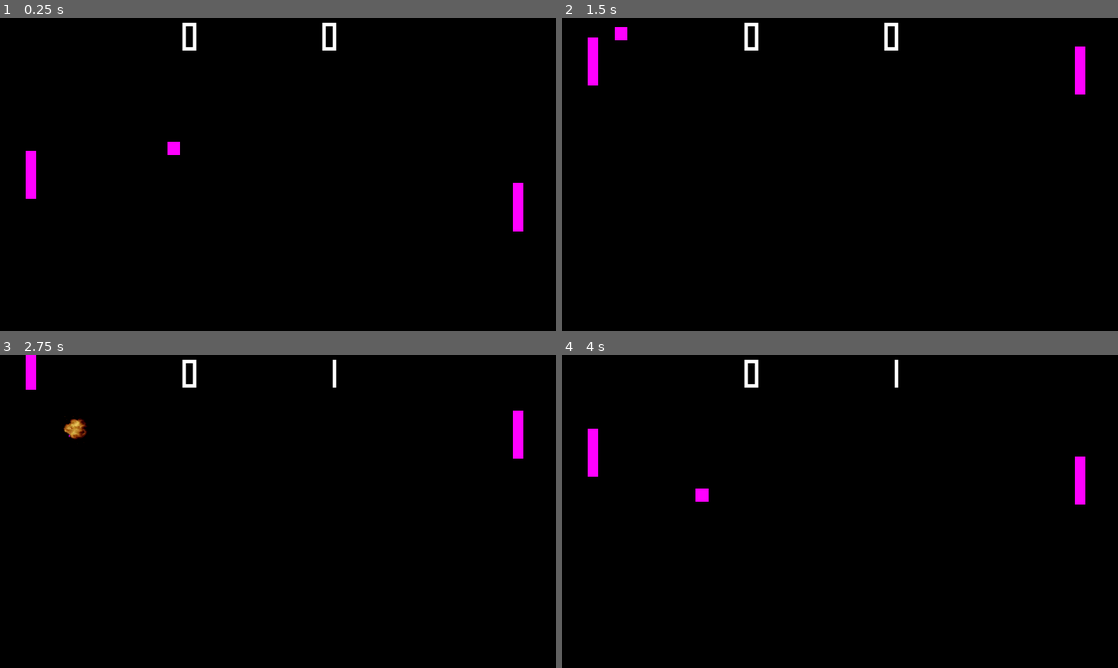
Above: before the commit, frames 1-4 (two rows, left to right).
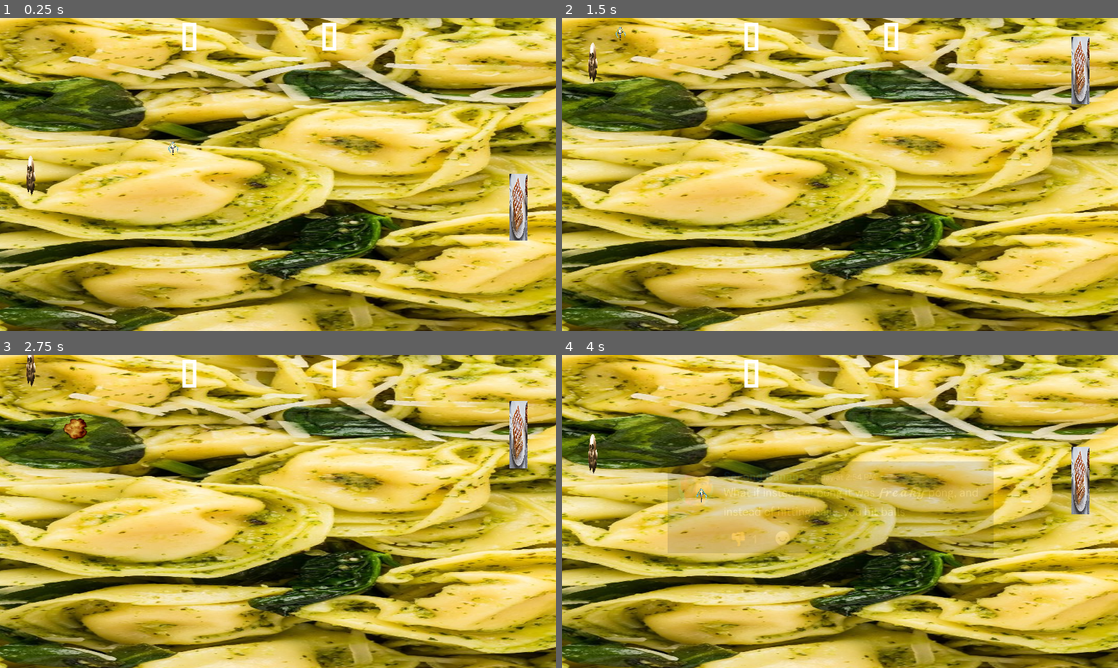
Above: after the commit, the same moments.

Repository: xriiitox/20-Game-Challenge
Game: Godot game, scene res://main.tscn
Two runs of this game, one before a commit and one after it. Both use one fixed random seed, a clock stepped at 60 frames per second and the inputs below.
Inputs:
- Up to frame 1 (0.25 s): no input
- Up to frame 2 (1.5 s): hold Up (move_up) 0.53-1.28 s; hold Space (launch) 0.53-1.28 s; hold Down (move_down) from 1.28 s (still down); tap Space (launch) at 1.35 s
- Up to frame 3 (2.75 s): release Down (move_down) at 2.03 s; hold Up (move_up) from 2.03 s (still down); hold Space (launch) from 2.03 s (still down)
- Up to frame 4 (4 s): release Space (launch) at 2.78 s; tap Space (launch) at 2.85 s; release Up (move_up) at 3.53 s; hold Down (move_down) from 3.53 s (still down); hold Space (launch) from 3.53 s (still down)

The runs differ from the first frame. In frame 1, 98% of the frame differs, in the area x 0-100%, y 0-100%; in frame 2, 98%; in frame 3, 98%; in frame 4, 98%.

Commit message:
i am an artist
texture and sfx hell

Diff:
--- a/Ponge/Ball.gd
+++ b/Ponge/Ball.gd
@@ -14,19 +14,23 @@
 	position += direction * delta * speed
 	if position.y < 0 || position.y > get_viewport_rect().size.y:
 		direction.y = -direction.y
-		$Beep.play()
+		$"You Win But Not Really".play()
 	if speed >= 100:
 		speed = 100
 
 func _on_the_player_balls() -> void:
 	process_mode = Node.PROCESS_MODE_INHERIT
+	$SekaiDe.play()
 
 func _on_the_player_area_entered(area: Area2D) -> void:
 	direction.x = -direction.x
 	if randf() > 0.5:
 		direction.y = -direction.y
 	speed *= 1.05
-	$Beep.play()
+	$Fard.play()
+	$"../FreakyPong".modulate = Color(1, 1, 1, 1)
+	var tween = get_tree().create_tween()
+	await tween.tween_property($"../FreakyPong", "modulate:a", 0, 1)
 
 
 func _on_the_opponent_area_entered(area: Area2D) -> void:
@@ -34,4 +38,7 @@
 	if randf() > 0.5:
 		direction.y = -direction.y
 	speed *= 1.05
-	$Beep.play()
+	$BineVoom.play()
+	$"../FreakyPong".modulate = Color(1, 1, 1, 1)
+	var tween = get_tree().create_tween()
+	await tween.tween_property($"../FreakyPong", "modulate:a", 0, 1)
--- a/Ponge/ThePlayer.gd
+++ b/Ponge/ThePlayer.gd
@@ -21,6 +21,7 @@
 		emit_signal("balls")
 
 
+
 	if velocity.length() > 0:
 		velocity = velocity.normalized() * speed
 
--- a/Ponge/main.gd
+++ b/Ponge/main.gd
@@ -3,7 +3,7 @@
 
 # Called when the node enters the scene tree for the first time.
 func _ready() -> void:
-	pass # Replace with function body.
+	$FreakyPong.modulate = Color(1, 1, 1, 0)
 
 
 # Called every frame. 'delta' is the elapsed time since the previous fram e.
@@ -16,7 +16,7 @@
 	$Ball.position = Vector2(400, 400)
 	$Ball.direction = Vector2(-1, -1).normalized() * $Ball.speed
 	$Ball/AnimatedSprite2D.play("default")
-	$"Ball/Explo Sion".play()
+	$"Ball/AUgh".play()
 
 func _on_right_goal_area_entered(area: Area2D) -> void:
 	$PlayerScore.text = str(int($PlayerScore.text) + 1)
--- a/Ponge/main.tscn
+++ b/Ponge/main.tscn
@@ -1,13 +1,23 @@
-[gd_scene load_steps=32 format=3 uid="uid://clbdnicfshbr1"]
+[gd_scene load_steps=40 format=3 uid="uid://clbdnicfshbr1"]
 
 [ext_resource type="Script" path="res://main.gd" id="1_covqw"]
 [ext_resource type="FontFile" uid="uid://iran0sm5awyj" path="res://pong-score.ttf" id="2_4i8cr"]
 [ext_resource type="Script" path="res://Ball.gd" id="2_88fgo"]
+[ext_resource type="Texture2D" uid="uid://pwm8bghwuolx" path="res://IMG_3631.jpeg" id="2_fkmcf"]
+[ext_resource type="Texture2D" uid="uid://cq48tqt788vyl" path="res://pesto-tortellini-vertical-2.jpg" id="2_trwgs"]
 [ext_resource type="Script" path="res://ThePlayer.gd" id="2_xav86"]
 [ext_resource type="Script" path="res://TheOpponent.gd" id="3_67kxn"]
 [ext_resource type="Texture2D" uid="uid://ccrl306d4x6dl" path="res://the.webp" id="3_nvk3b"]
+[ext_resource type="Texture2D" uid="uid://difhdlj7be32k" path="res://Miku_3rd_Anniversary.webp" id="4_5lhgd"]
 [ext_resource type="AudioStream" uid="uid://cpba65rtgbcmo" path="res://deltarune-explosion.mp3" id="4_gyiip"]
 [ext_resource type="AudioStream" uid="uid://ddb2cbrr4wem" path="res://blipSelect.wav" id="5_1ofgn"]
+[ext_resource type="AudioStream" uid="uid://d1j2h6j654cy7" path="res://lego-yoda-death-sound-effect.mp3" id="7_50spn"]
+[ext_resource type="AudioStream" uid="uid://emlpgr1cmah8" path="res://pvz-victory.mp3" id="8_vafwi"]
+[ext_resource type="AudioStream" uid="uid://dqjdu2mr0ah47" path="res://vine-boom.mp3" id="9_71oqn"]
+[ext_resource type="AudioStream" uid="uid://c2dp6uysrwp0u" path="res://fart-with-extra-reverb.mp3" id="10_vesmj"]
+[ext_resource type="AudioStream" uid="uid://clhqx2yu0demf" path="res://why.mp3" id="12_wmctb"]
+[ext_resource type="Texture2D" uid="uid://ct0idmlmatyjf" path="res://Rendered_Birby_02.png" id="14_jqf8j"]
+[ext_resource type="Texture2D" uid="uid://b5cdkhba6hvo1" path="res://waffle.webp" id="16_ru5rr"]
 
 [sub_resource type="RectangleShape2D" id="RectangleShape2D_dtb5d"]
 size = Vector2(1604, 740.5)
@@ -15,9 +25,6 @@
 [sub_resource type="LabelSettings" id="LabelSettings_awyxd"]
 font = ExtResource("2_4i8cr")
 font_size = 64
-
-[sub_resource type="PlaceholderTexture2D" id="PlaceholderTexture2D_e6htr"]
-size = Vector2(30, 30)
 
 [sub_resource type="RectangleShape2D" id="RectangleShape2D_iwmy6"]
 size = Vector2(30, 30)
@@ -148,13 +155,21 @@
 "speed": 15.0
 }]
 
-[sub_resource type="PlaceholderTexture2D" id="PlaceholderTexture2D_vopga"]
-
 [sub_resource type="RectangleShape2D" id="RectangleShape2D_dtwtd"]
 size = Vector2(1.46114, 1.00458)
 
 [node name="Main" type="Node2D"]
 script = ExtResource("1_covqw")
+
+[node name="Tortellini" type="Sprite2D" parent="."]
+position = Vector2(609.656, 351)
+rotation = 1.5708
+scale = Vector2(0.7, 2.40097)
+texture = ExtResource("2_trwgs")
+
+[node name="FreakyPong" type="Sprite2D" parent="."]
+position = Vector2(619, 351)
+texture = ExtResource("2_fkmcf")
 
 [node name="LeftGoal" type="Area2D" parent="."]
 
@@ -201,9 +216,12 @@
 script = ExtResource("2_88fgo")
 
 [node name="Sprite2D" type="Sprite2D" parent="Ball"]
-texture = SubResource("PlaceholderTexture2D_e6htr")
+position = Vector2(-0.500008, 0.5)
+scale = Vector2(0.0805556, 0.0738095)
+texture = ExtResource("4_5lhgd")
 
 [node name="CollisionShape2D" type="CollisionShape2D" parent="Ball"]
+visible = false
 shape = SubResource("RectangleShape2D_iwmy6")
 
 [node name="AnimatedSprite2D" type="AnimatedSprite2D" parent="Ball"]
@@ -214,6 +232,22 @@
 
 [node name="Beep" type="AudioStreamPlayer" parent="Ball"]
 stream = ExtResource("5_1ofgn")
+
+[node name="AUgh" type="AudioStreamPlayer" parent="Ball"]
+stream = ExtResource("7_50spn")
+
+[node name="You Win But Not Really" type="AudioStreamPlayer" parent="Ball"]
+stream = ExtResource("8_vafwi")
+volume_db = 7.495
+
+[node name="BineVoom" type="AudioStreamPlayer" parent="Ball"]
+stream = ExtResource("9_71oqn")
+
+[node name="Fard" type="AudioStreamPlayer" parent="Ball"]
+stream = ExtResource("10_vesmj")
+
+[node name="SekaiDe" type="AudioStreamPlayer" parent="Ball"]
+stream = ExtResource("12_wmctb")
 
 [node name="ThePlayer" type="Area2D" parent="."]
 position = Vector2(70.6757, 360.181)
@@ -222,11 +256,12 @@
 speed = 500
 
 [node name="Sprite2D" type="Sprite2D" parent="ThePlayer"]
-texture = SubResource("PlaceholderTexture2D_vopga")
+scale = Vector2(0.001, 0.001)
+texture = ExtResource("14_jqf8j")
 
 [node name="CollisionShape2D" type="CollisionShape2D" parent="ThePlayer"]
+visible = false
 position = Vector2(-0.231229, 0)
-scale = Vector2(1, 1)
 shape = SubResource("RectangleShape2D_dtwtd")
 
 [node name="TheOpponent" type="Area2D" parent="."]
@@ -235,7 +270,8 @@
 script = ExtResource("3_67kxn")
 
 [node name="Sprite2D" type="Sprite2D" parent="TheOpponent"]
-texture = SubResource("PlaceholderTexture2D_vopga")
+scale = Vector2(0.002, 0.002)
+texture = ExtResource("16_ru5rr")
 
 [node name="CollisionShape2D" type="CollisionShape2D" parent="TheOpponent"]
 shape = SubResource("RectangleShape2D_dtwtd")
Binary file added: Ponge/IMG_3631.jpeg
Not shown, added: Ponge/IMG_3631.jpeg.import
Binary file added: Ponge/Miku_3rd_Anniversary.webp
Not shown, added: Ponge/Miku_3rd_Anniversary.webp.import
Binary file added: Ponge/Rendered_Birby_02.png
Not shown, added: Ponge/Rendered_Birby_02.png.import
Not shown, added: Ponge/fart-with-extra-reverb.mp3.import
Not shown, added: Ponge/lego-yoda-death-sound-effect.mp3.import
Binary file added: Ponge/pesto-tortellini-vertical-2.jpg
Not shown, added: Ponge/pesto-tortellini-vertical-2.jpg.import
Not shown, added: Ponge/pvz-victory.mp3.import
Not shown, added: Ponge/vine-boom.mp3.import
(and 9 more such lines)
